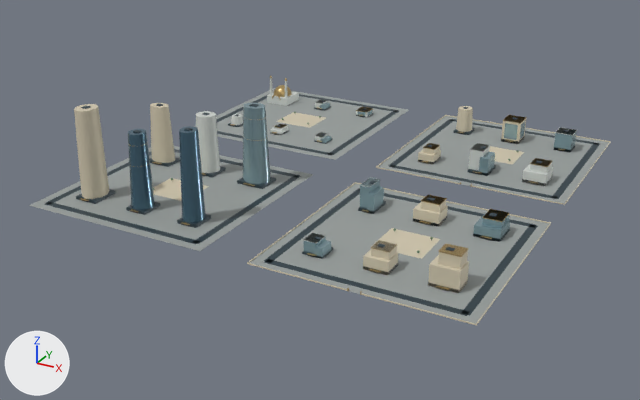
The glTF model web/public/assets/3d/ampliworld/GC-CITY-2030/GC-TILE-15-20.glb: old version first, new version second.
The view is the same before and after, from a camera (50 mm lens) standing at (5666.0, -6303.0, 585.0) and looking at (4985.0, -5064.0, -34.0). Arrows for +X, +Y and +Z are at lower left; the lights stay in place. The older version comes first. Where no turn or scale is listed for an object, it has been applied to the vertices. Vertices at exactly the same position are counted once.

The older version as bpy lines, for what is in view:
```python
ob_gc_tile_15_20_blue = bpy.data.objects.new('GC-TILE-15-20-blue', me_mesh_8)
ob_gc_tile_15_20_blue.location = (0.0, 0.0, 0.0)
ob_gc_tile_15_20_dark = bpy.data.objects.new('GC-TILE-15-20-dark', me_mesh_1)
ob_gc_tile_15_20_dark.location = (0.0, 0.0, 0.0)
ob_gc_tile_15_20_glass = bpy.data.objects.new('GC-TILE-15-20-glass', me_mesh_7)
ob_gc_tile_15_20_glass.location = (0.0, 0.0, 0.0)
ob_gc_tile_15_20_gold = bpy.data.objects.new('GC-TILE-15-20-gold', me_mesh_6)
ob_gc_tile_15_20_gold.location = (0.0, 0.0, 0.0)
ob_gc_tile_15_20_ivory = bpy.data.objects.new('GC-TILE-15-20-ivory', me_mesh_2)
ob_gc_tile_15_20_ivory.location = (0.0, 0.0, 0.0)
ob_gc_tile_15_20_paving = bpy.data.objects.new('GC-TILE-15-20-paving', me_mesh_0)
ob_gc_tile_15_20_paving.location = (0.0, 0.0, 0.0)
ob_gc_tile_15_20_white = bpy.data.objects.new('GC-TILE-15-20-white', me_mesh_5)
ob_gc_tile_15_20_white.location = (0.0, 0.0, 0.0)
```
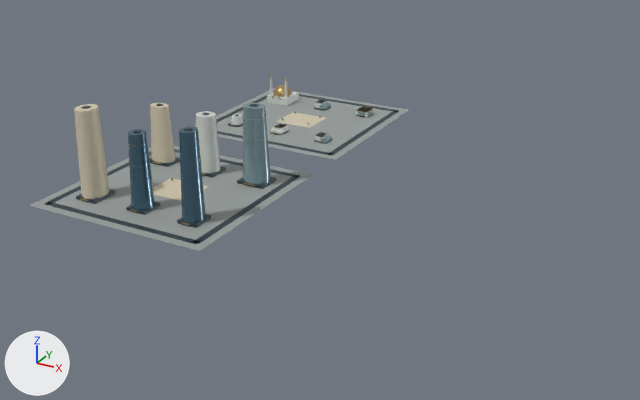
Where the change shows, as pixel boxes (x1, y1, x2, y2) in the pictures (640 x 400 px):
'GC-TILE-15-20-paving', reshaped (34% narrower, 31% shorter): before (29, 88, 609, 324); after (29, 88, 409, 251)
'GC-TILE-15-20-ivory', reshaped (53% narrower, 56% shorter): before (74, 103, 611, 325); after (74, 103, 326, 201)
'GC-TILE-15-20-dark', reshaped (36% narrower, 32% shorter): before (45, 94, 600, 316); after (45, 94, 399, 244)
'GC-TILE-15-20-glass', reshaped (61% narrower, 47% shorter): before (242, 102, 577, 259); after (242, 102, 372, 184)
'GC-TILE-15-20-white', reshaped (53% narrower, 42% shorter): before (196, 78, 575, 243); after (196, 78, 373, 173)
'GC-TILE-15-20-gold', reshaped (40% narrower, 32% shorter): before (81, 75, 565, 295); after (81, 75, 373, 225)
part 1 of me_mesh_0, deleted: before (378, 116, 609, 204)
part 2 of me_mesh_0, deleted: before (250, 183, 550, 324)
part 3 of me_mesh_1, deleted: before (264, 107, 600, 316)
part 4 of me_mesh_2, deleted: before (247, 106, 611, 325)
part 5 of me_mesh_5, deleted: before (304, 127, 575, 243)
part 6 of me_mesh_6, deleted: before (307, 115, 565, 295)
part 7 of me_mesh_7, deleted: before (303, 122, 577, 259)

What the commit changed:
me_mesh_0 is used by ob_gc_tile_15_20_paving; location (0.0, 0.0, 0.0).
me_mesh_0 had 32 vertices, 48 faces and spanned x 4621.0..5379.0, y -5379.0..-4621.0, z 0.0.
me_mesh_0 now has 16 vertices, 24 faces and spans x 4621.0..4959.0, y -5379.0..-4621.0, z 0.0.
me_mesh_0 part 1: the loose piece of 8 vertices spanning x 5041.0..5379.0, y -4959.0..-4621.0, z 0.0 is deleted.
me_mesh_0 part 2: the loose piece of 8 vertices spanning x 5041.0..5379.0, y -5379.0..-5041.0, z 0.0 is deleted.
me_mesh_1 is used by ob_gc_tile_15_20_dark; location (0.0, 0.0, 0.0).
me_mesh_1 had 496 vertices, 744 faces and spanned x 4636.0..5364.0, y -5364.0..-4636.0, z 0.0..155.0.
me_mesh_1 now has 240 vertices, 360 faces and spans x 4636.0..4944.0, y -5364.0..-4636.0, z 0.0..155.0.
me_mesh_1 part 3: 32 loose pieces with 256 vertices, spanning x 5056.0..5364.0, y -5364.0..-4636.0, z 0.0..54.0, are deleted.
me_mesh_2 is used by ob_gc_tile_15_20_ivory; location (0.0, 0.0, 0.0).
me_mesh_2 had 250 vertices, 396 faces and spanned x 4667.0..5380.0, y -5380.0..-4620.0, z 0.0..153.0.
me_mesh_2 now has 60 vertices, 104 faces and spans x 4667.0..4830.0, y -5323.0..-4754.0, z 0.0..153.0.
me_mesh_2 part 4: 22 loose pieces with 190 vertices, spanning x 5040.0..5380.0, y -5380.0..-4620.0, z 0.0..53.0, are deleted.
me_mesh_5 is used by ob_gc_tile_15_20_white; location (0.0, 0.0, 0.0).
me_mesh_5 had 200 vertices, 324 faces and spanned x 4665.0..5330.0, y -5312.0..-4672.0, z 0.0..106.0.
me_mesh_5 now has 144 vertices, 240 faces and spans x 4665.0..4902.0, y -5138.0..-4672.0, z 0.0..106.0.
me_mesh_5 part 5: 7 loose pieces with 56 vertices, spanning x 5094.0..5330.0, y -5312.0..-4681.0, z 0.0..43.0, are deleted.
me_mesh_6 is used by ob_gc_tile_15_20_gold; location (0.0, 0.0, 0.0).
me_mesh_6 had 977 vertices, 1684 faces and spanned x 4668.0..5330.0, y -5380.0..-4678.0, z 0.0..132.0.
me_mesh_6 now has 727 vertices, 1288 faces and spans x 4668.0..4913.0, y -5327.0..-4678.0, z 4.0..132.0.
me_mesh_6 part 6: 26 loose pieces with 250 vertices, spanning x 5096.0..5330.0, y -5380.0..-4678.0, z 0.0..53.0, are deleted.
me_mesh_7 is used by ob_gc_tile_15_20_glass; location (0.0, 0.0, 0.0).
me_mesh_7 had 198 vertices, 304 faces and spanned x 4792.0..5331.0, y -5315.0..-4679.0, z 0.0..137.0.
me_mesh_7 now has 70 vertices, 112 faces and spans x 4792.0..4914.0, y -5139.0..-4683.0, z 0.0..137.0.
me_mesh_7 part 7: 16 loose pieces with 128 vertices, spanning x 5094.0..5331.0, y -5315.0..-4679.0, z 0.0..43.0, are deleted.
